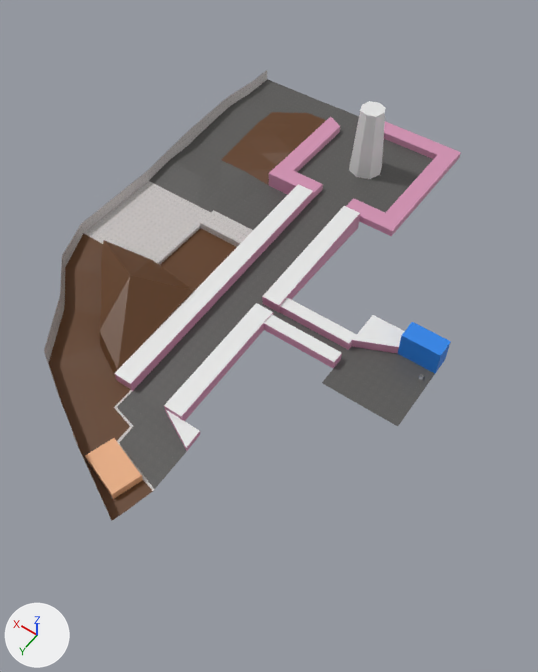
One commit to the glTF model Assets/World/Map.glb: the scene before it, then after it.
Before and after are seen from a camera (50 mm lens) standing at (-153.0, 310.0, 280.0) and looking at (-19.0, 122.0, -16.0). The axes (+X, +Y, +Z) are drawn at lower left. The lights are the same throughout. Vertices at the same position are counted once.

Names of what the first picture shows: 'DirtZooPath-col', 'Petshop-col', 'PetstoreAlley-col', 'Pizza-col', 'PizzaTowerStreet-col', 'Tower-col', 'Zoo-col'.
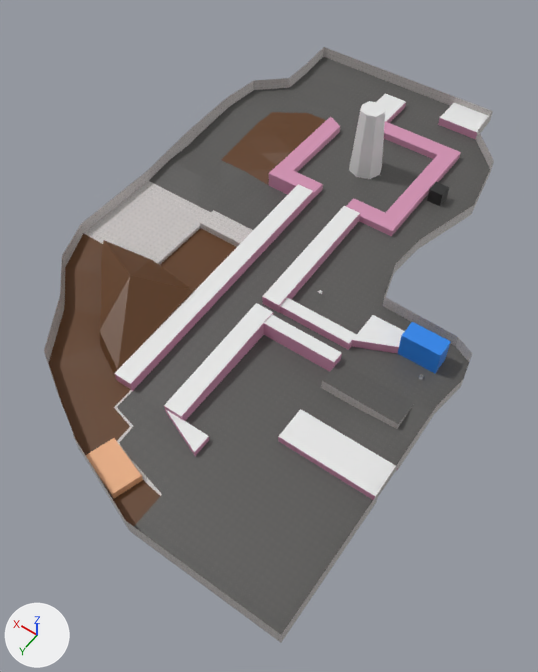
Commit message: map layout done

Location of each change, (x1, y1, x2, y2) in pixels of the pictures (538 x 672 px):
'Theater-col', added
    after: (122, 335, 424, 643)
    faces in mat_asphalt (picture img_asphalt): (138, 335, 410, 626)
    faces in mat_roof1 (white #e7e7e7): (278, 409, 392, 494)
    faces in mat_void (black #000000): (122, 418, 424, 635)
    faces in mat_sidewalk (picture img_cement_tile_32): (126, 429, 421, 643)
    faces in mat_building1 (pink #d291b2): (278, 437, 398, 498)
'TVArea-col', added
    after: (291, 148, 498, 358)
    faces in mat_asphalt (picture img_asphalt): (291, 158, 488, 358)
    faces in mat_void (black #000000): (384, 148, 498, 337)
    faces in mat_sidewalk (picture img_cement_tile_32): (383, 162, 494, 346)
'Backstreet-col', added
    after: (289, 33, 498, 169)
    faces in mat_asphalt (picture img_asphalt): (289, 57, 489, 169)
    faces in mat_void (black #000000): (289, 33, 498, 158)
    faces in mat_sidewalk (picture img_cement_tile_32): (289, 47, 493, 166)
    faces in mat_roof1 (white #e7e7e7): (377, 94, 483, 132)
    faces in mat_building1 (pink #d291b2): (386, 102, 477, 140)
'Petshop-col', reshaped (21% wider, 12% taller)
    before: (322, 315, 451, 426)
    after: (321, 315, 477, 439)
'Pizza-col', reshaped (12% wider, 6% taller)
    before: (74, 391, 200, 521)
    after: (68, 391, 209, 529)
'TV-col', added
    after: (427, 182, 449, 206)
part 2 of me_plane_004, built on
    before: (322, 366, 435, 426)
    after: (321, 334, 474, 439)
part 3 of me_plane_004, surface changed
    both: (355, 315, 451, 376)

The change, as a list of edits to the scene's bpy script:
```text
Change me_plane_002:
    verts and faces of me_plane_002; kept vertices keep their numbers, new ones are numbered from 28
    remove me_plane_002.from_pydata(...)  # 28 vertices, 41 faces; spans x -21.0..20.0, y -20.0..33.0, z 0.0..10.0
    add me_plane_002.from_pydata(...)  # 30 vertices, 43 faces; spans x -25.0..20.0, y -20.1..32.0, z 0.0..20.4
    me_plane_002 part 1
    add delete_vertices([12])  # with the faces that use them
    add verts[1] = (-25.0, 11.9, 0.0)  # moved, pixel (162, 494)
    add verts[8] = (-25.0, 12.9, 0.0)  # moved, pixel (160, 495)
    add verts[6] = (-25.0, -10.1, 0.0)  # moved, pixel (195, 456)
    add verts[10] = (-25.0, 32.0, 0.0)  # moved, pixel (129, 531)
    add verts[23] = (-25.0, 27.4, 0.0)  # moved, pixel (137, 522)
    add verts[24] = (-25.0, -10.1, 3.4)  # moved, pixel (194, 452)
    add verts[25] = (-25.0, -20.1, 3.4)  # moved, pixel (208, 435)
    add verts[27] = (-25.0, -20.1, 0.0)  # moved, pixel (209, 439)
    add verts[28] = (-25.0, 32.0, 10.0)  # pixel (125, 520)
    add verts[29] = (-25.0, 32.0, 20.4)  # pixel (121, 509)
    add verts[30] = (20.0, 16.0, 20.0)  # pixel (67, 422)
    add faces += [(10, 13, 28)]  # mat_sidewalk (picture img_cement_tile_32)
    add faces += [(13, 30, 28), (28, 30, 29)]  # mat_void (black #000000)
    add me_plane_002.materials.append(mat_void)  # black #000000
Change me_plane_004:
    remove me_plane_004.from_pydata(...)  # 28 vertices, 47 faces; spans x -20.0..20.0, y -25.0..20.0, z 0.0..14.0
    add me_plane_004.from_pydata(...)  # 49 vertices, 77 faces; spans x -33.0..20.0, y -35.0..20.0, z -4.0..17.0
    me_plane_004 part 2
    2 vertices are removed from x -20.0..20.0, y 20.0, z 0.0
    4 faces are deleted
    18 vertices are added at x -33.0..20.0, y -35.0..20.0, z -4.0..15.0
    5 new vertices lie (0.0, 0.0, 10.0) away from vertices in x -33.0..-20.0, y -35.0..20.0, z -2.0..7.0
    12 new faces join them, mat_asphalt (picture img_asphalt)
    14 new faces join them, mat_sidewalk (picture img_cement_tile_32)
    8 new faces join them, mat_void (black #000000)
    me_plane_004 part 3: 43 kept faces spanning x -20.0..20.0, y -25.0..-6.0, z 0.0..14.0 get new texture (UV) coordinates
    add me_plane_004.materials.append(mat_sidewalk)  # picture img_cement_tile_32
    add me_plane_004.materials.append(mat_void)  # black #000000
Add ob_theater_col:
    ob_theater_col = bpy.data.objects.new('Theater-col', me_plane_009)  # 36 vertices, 50 faces; spans x -10.0..80.0, y -20.0..94.0, z 0.0..22.0; in mat_asphalt (picture img_asphalt), mat_building1 (pink #d291b2), mat_roof1 (white #e7e7e7), mat_sidewalk (picture img_cement_tile_32), mat_void (black #000000)
    ob_theater_col.location = (-100.0, 148.0, -8.0)
Add ob_tv_col:
    ob_tv_col = bpy.data.objects.new('TV-col', me_cube)  # a box spanning x -4.0..4.0, y -4.0..4.0, z -4.0..4.0; in mat_tv (black #272727)
    ob_tv_col.location = (-46.0, 0.0, 4.0)
Add ob_tvarea_col:
    ob_tvarea_col = bpy.data.objects.new('TVArea-col', me_plane_008)  # 28 vertices, 35 faces; spans x -50.0..30.0, y -10.0..138.0, z -4.0..17.0; in mat_asphalt (picture img_asphalt), mat_sidewalk (picture img_cement_tile_32), mat_void (black #000000)
    ob_tvarea_col.location = (-50.0, -30.0, 0.0)
Add ob_backstreet_col:
    ob_backstreet_col = bpy.data.objects.new('Backstreet-col', me_plane_007)  # 40 vertices, 60 faces; spans x -95.0..46.0, y -30.0..10.0, z 0.0..19.0; in mat_asphalt (picture img_asphalt), mat_void (black #000000), mat_sidewalk (picture img_cement_tile_32), mat_building1 (pink #d291b2), mat_roof1 (white #e7e7e7)
    ob_backstreet_col.location = (35.0, -50.0, 0.0)
```
